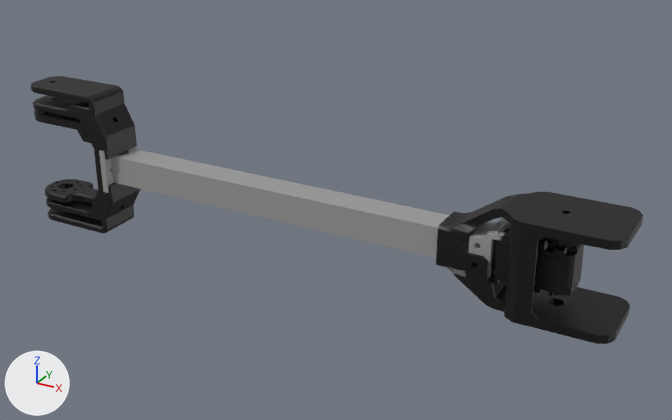
The COLLADA model models/windrobo/meshes/servo3_link.dae: old version first, new version second.
Before and after are seen from a 50 mm lens placed at (0.469, -0.45, 0.227), pointed at (0.215, 0.011, -0.004). The axes (+X, +Y, +Z) are drawn at lower left. The lights are the same throughout.

Objects in the first picture: 'servo3_link'.
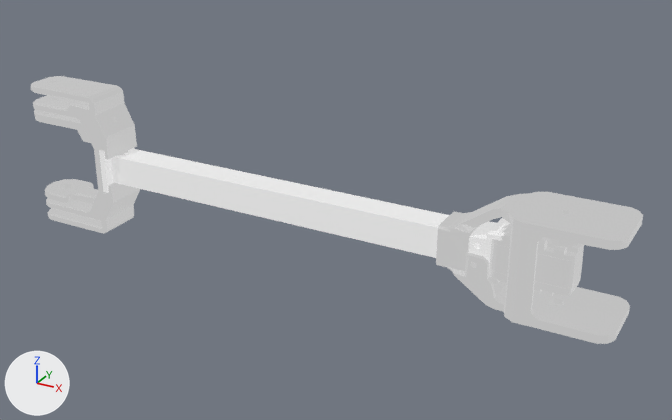
Location of each change, [x1, y1, x2, y2] in pixels of the pictures (672 x 420 px):
'servo3_link', recoloured, surface changed (grey to white): [31, 76, 643, 344] in both

Diff of the bpy script that builds the scene:
```diff
--- a/models/windrobo/meshes/servo3_link.dae.py
+++ b/models/windrobo/meshes/servo3_link.dae.py
@@ mat_material_001 @@
 mat_material_001.texture = img_materials_texture_jpg
+mat_material_001.emission_color = (0.5, 0.5, 0.5)  # grey #bcbcbc
+mat_material_001.emission_strength = 1.0
```
